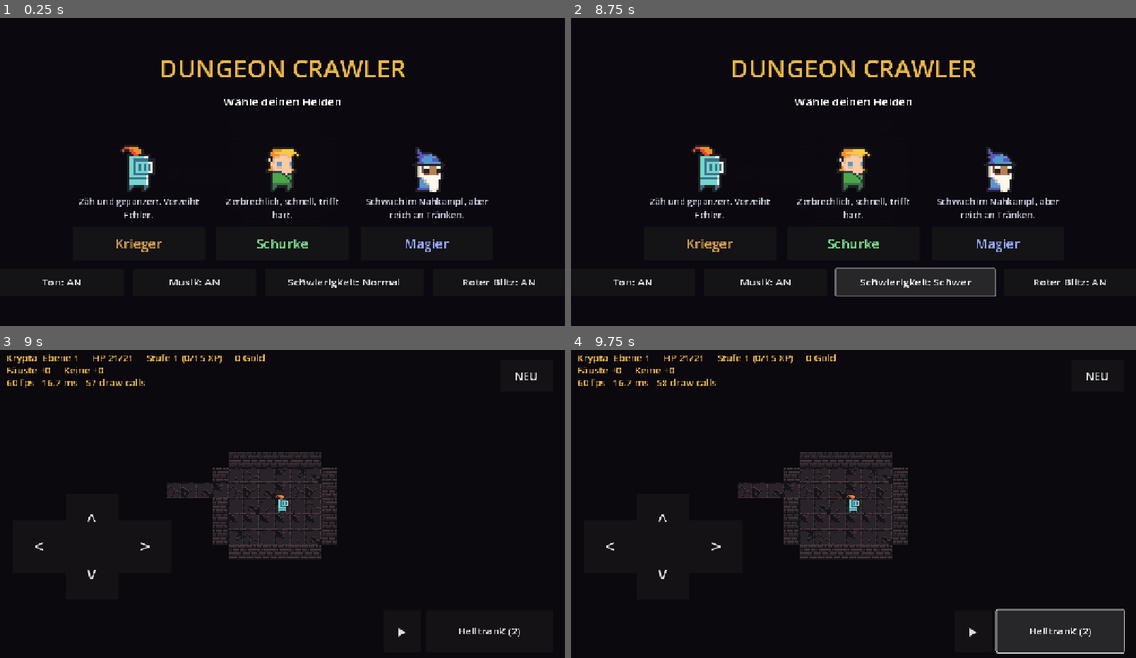
Above: before the commit, frames 1-4 (two rows, left to right).
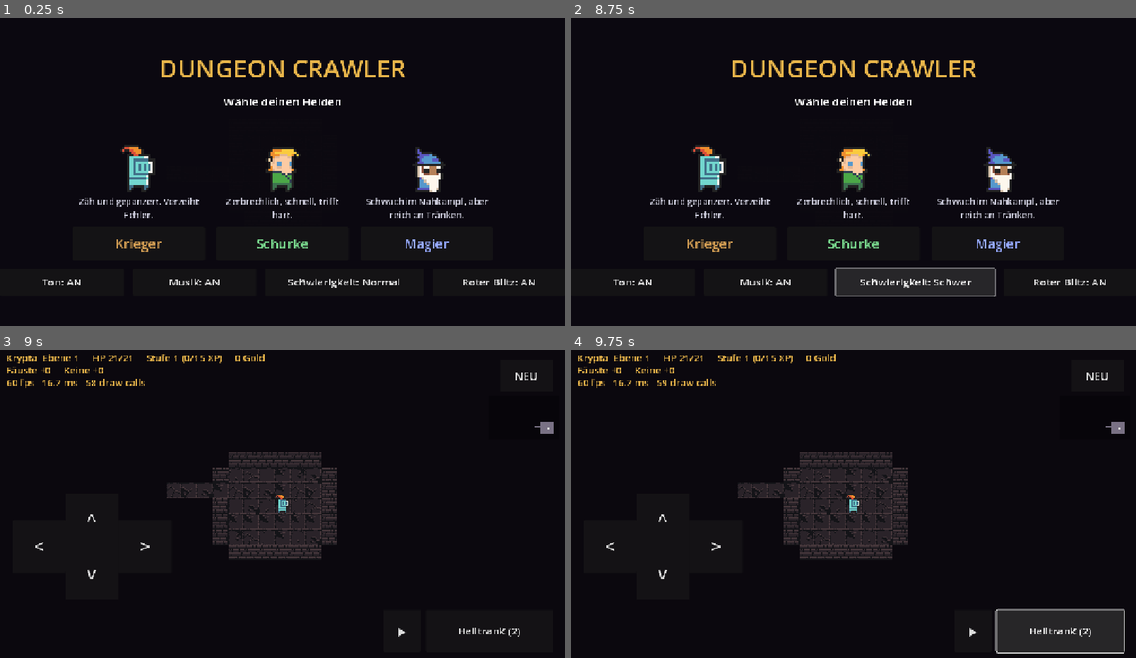
Above: after the commit, the same moments.

Repository: GermanDudeXX/dungeon-crawler
Game: Godot game, scene res://scenes/main.tscn
The game is run twice, just before and just after one commit, with the same random seed, the same clock (stepped at 60 frames per second) and the same inputs.
Inputs:
- Up to frame 1 (0.25 s): no input
- Up to frame 2 (8.75 s): click "Ton: AN" at 0.5 s; click "Ton: AUS" at 1.25 s; click "Musik: AN" at 2 s; click "Musik: AUS" at 2.75 s; click "Roter Blitz: AN" at 3.5 s; click "Roter Blitz: AUS" at 4.25 s; click "Schwierigkeit: Normal" at 5 s; click "Schwierigkeit: Schwer" at 5.75 s; click "Schwierigkeit: Hardcore" at 6.5 s; click "Schwierigkeit: Leicht" at 7.25 s; click "Schwierigkeit: Normal" at 8 s
- Up to frame 3 (9 s): click "Krieger" at 8.75 s
- Up to frame 4 (9.75 s): click "Heiltrank (2)" at 9.5 s

Frames 1-2 are identical in both runs. In frame 3, 0.1% of the frame differs, in the area x 16-98%, y 9-28%; in frame 4, 0.1%.

Commit message:
Godot: Treppe nach oben und Minikarte
- Wo man hereinkam, steht jetzt eine Leiter zurück nach oben. Sie ist
  kein Fluchtweg - die Ebene darüber wird neu erzeugt -, sondern dafür
  da, dass eine Treppe in beide Richtungen als Treppe zu lesen ist.
  Über Ebene 1 hinaus geht es nicht.
- Minikarte oben rechts: die bekannte Ebene, ein Pixel pro Feld, mit
  Treppe, Truhe, Schrein, Läden und den Gegnern, die gerade zu sehen
  sind. Sie wird in ein Bild gezeichnet und als Textur übergeben statt
  als tausend kleine Rechtecke - auf einem Handy wäre das allein das
  ganze Bildbudget. Neu gezeichnet nur, wenn sich wirklich etwas
  geändert hat.

Der Selbsttest prüft den Aufstieg direkt. Dass er dabei zuerst "führt
nicht nach oben" meldete, lag am Test: der Trank der Einsicht schenkt
eine halbe Stufe, damit stand die Gaben-Wahl offen, und solange die
offen ist, bewegt sich der Held nicht. Die Prüfungen räumen jetzt vorher
auf.

Co-Authored-By: Claude Opus 5 <noreply@anthropic.com>
Claude-Session: https://claude.ai/code/session_01WQiUvBCjkdxtXigdz77eh9

Diff:
--- a/godot/scripts/game.gd
+++ b/godot/scripts/game.gd
@@ -26,6 +26,7 @@
 const BOSS_SCALE := 1.8
 const PROP_TILES := 1.6
 const ITEM_TILES := 1.1
+const MINIMAP_SCALE := 4
 
 # Scenery only, no rules: what a floor is dressed with.
 const DECOR := ["crate", "skull", "wall_banner_red", "wall_banner_blue",
@@ -43,6 +44,7 @@
 var monsters: Array = []
 var items: Array = []
 var stairs := Vector2i.ZERO
+var up_stairs := Vector2i.ZERO   ## where you came in, and the way back
 var depth := 1
 var tier := {}
 var log_lines: Array[String] = []
@@ -83,6 +85,9 @@
 var _flash_button: Button
 var _drink_button: Button
 var _flash: ColorRect
+var _minimap: TextureRect
+var _minimap_drawn := -1
+var _minimap_at := Vector2i(-1, -1)
 var _scroll_buttons: Array = []
 var _perk_panel: PanelContainer
 var _perk_buttons: Array = []
@@ -157,7 +162,7 @@
 	for i in range(1, FLOOR_VARIANTS + 1):
 		names.append("floor_%d" % i)
 	names.append_array(["wall_mid", "wall_left", "wall_right", "wall_top_mid",
-		"floor_stairs"])
+		"floor_stairs", "floor_ladder"])
 	return names
 
 
@@ -259,6 +264,8 @@
 			line.append(int(value))
 		grid.append(line)
 	stairs = Vector2i(int(save["stairs"][0]), int(save["stairs"][1]))
+	var up: Variant = save.get("up_stairs", null)
+	up_stairs = Vector2i(int(up[0]), int(up[1])) if up != null else Vector2i(player.x, player.y)
 	stairs_locked = bool(save["stairs_locked"])
 	decor.clear()
 	for entry in save.get("decor", []):
@@ -376,6 +383,10 @@
 	player.y = start.y
 	player.snap()
 	stairs = rooms[-1].center() if not rooms.is_empty() else Vector2i(2, 2)
+	# The way back up is where you came in. Going up is not a way to
+	# escape a bad floor - the floor above is regenerated too - it is
+	# there so a staircase reads as a staircase in both directions.
+	up_stairs = start
 	_populate()
 	recompute_fov()
 	paint()
@@ -721,6 +732,12 @@
 			depth += 1
 			audio.play("stairs")
 			say("Du steigst hinab - Ebene %d." % depth)
+			new_level()
+			return
+		if target == up_stairs and depth > 1:
+			depth -= 1
+			audio.play("stairs")
+			say("Du steigst hinauf - Ebene %d." % depth)
 			new_level()
 			return
 	else:
@@ -1472,6 +1489,8 @@
 		var name := _tile_for(cell.x, cell.y)
 		if cell == stairs and _tile_ids.has("floor_stairs"):
 			name = "floor_stairs"
+		elif cell == up_stairs and depth > 1 and _tile_ids.has("floor_ladder"):
+			name = "floor_ladder"
 		if name == "" or not _tile_ids.has(name):
 			continue
 		var layer := _floor_layer if lit.has(cell) else _dim_layer
@@ -1708,6 +1727,7 @@
 	again.pressed.connect(show_title)
 	_play_ui.add_child(again)
 
+	_build_minimap()
 	_build_shop_panel()
 	_build_perk_panel()
 	_build_dead_panel()
@@ -1800,6 +1820,61 @@
 		_offer_perk()
 	else:
 		save_run()
+
+
+## The minimap: the floor so far, four pixels to a cell, in the corner.
+##
+## Drawn into an Image and handed over as a texture rather than as a
+## thousand little rectangles - on a phone a thousand draw calls a frame
+## is the whole frame budget. It is rebuilt only when the explored set
+## has actually changed size, which on most turns it has not.
+func _build_minimap() -> void:
+	_minimap = TextureRect.new()
+	_minimap.set_anchors_preset(Control.PRESET_TOP_RIGHT)
+	_minimap.position = Vector2(-14 - MAP_W * MINIMAP_SCALE, 110)
+	_minimap.custom_minimum_size = Vector2(MAP_W, MAP_H) * MINIMAP_SCALE
+	_minimap.size = _minimap.custom_minimum_size
+	# The image is one pixel per cell; without these it would be drawn at
+	# that size - forty pixels wide, in the corner of a box four times
+	# as big.
+	_minimap.expand_mode = TextureRect.EXPAND_IGNORE_SIZE
+	_minimap.stretch_mode = TextureRect.STRETCH_SCALE
+	_minimap.texture_filter = CanvasItem.TEXTURE_FILTER_NEAREST
+	_minimap.modulate.a = 0.85
+	_play_ui.add_child(_minimap)
+
+
+func _update_minimap() -> void:
+	if _minimap == null:
+		return
+	var here := Vector2i(player.x, player.y)
+	if explored.size() == _minimap_drawn and here == _minimap_at:
+		return
+	_minimap_drawn = explored.size()
+	_minimap_at = here
+
+	var image := Image.create(MAP_W, MAP_H, false, Image.FORMAT_RGBA8)
+	image.fill(Color(0, 0, 0, 0.35))
+	for cell in explored:
+		var lit_here: bool = lit.has(cell)
+		image.set_pixelv(cell, Color(0.55, 0.52, 0.60) if lit_here else Color(0.28, 0.26, 0.32))
+	if explored.has(stairs):
+		image.set_pixelv(stairs, Color(0.40, 0.85, 0.95))
+	if depth > 1 and explored.has(up_stairs):
+		image.set_pixelv(up_stairs, Color(0.55, 0.55, 0.65))
+	if chest != null and explored.has(chest["cell"]) and not chest["opened"]:
+		image.set_pixelv(chest["cell"], Color(1.0, 0.84, 0.30))
+	if shrine != null and explored.has(shrine):
+		image.set_pixelv(shrine, Color(0.70, 0.60, 1.0))
+	for shop in shops:
+		if explored.has(shop["cell"]):
+			image.set_pixelv(shop["cell"], Color(0.45, 0.90, 0.55))
+	for monster in monsters:
+		if monster.is_alive() and lit.has(monster.cell()):
+			image.set_pixelv(monster.cell(),
+				Color(1.0, 0.45, 0.20) if monster.is_boss else Color(0.90, 0.30, 0.30))
+	image.set_pixelv(here, Color(1.0, 1.0, 1.0))
+	_minimap.texture = ImageTexture.create_from_image(image)
 
 
 ## A number that floats off a cell and fades. The cheapest way to make a
@@ -2260,6 +2335,7 @@
 		gear += "     [%s]" % ", ".join(chips)
 	_play_ui.get_node("stats").text = line
 	_play_ui.get_node("gear").text = gear
+	_update_minimap()
 	if _drink_button != null:
 		if player.potions <= 0:
 			_drink_button.text = "KEINE TRÄNKE"
--- a/godot/scripts/save.gd
+++ b/godot/scripts/save.gd
@@ -74,6 +74,7 @@
 		"log": game.log_lines,
 		"grid": game.grid,
 		"stairs": [game.stairs.x, game.stairs.y],
+		"up_stairs": [game.up_stairs.x, game.up_stairs.y],
 		"stairs_locked": game.stairs_locked,
 		"shrine": null if game.shrine == null else [game.shrine.x, game.shrine.y],
 		"decor": decor,
--- a/godot/scripts/selftest.gd
+++ b/godot/scripts/selftest.gd
@@ -73,6 +73,7 @@
 	_check_scrolls()
 	_check_traps()
 	_check_elements()
+	_check_up_stairs()
 
 	for turn in _turns:
 		if _game.dead:
@@ -576,6 +577,7 @@
 ## sometimes: it is a 30% branch of a 55% chest, so a whole run can pass
 ## without ever opening one.
 func _check_mimic() -> void:
+	_settle()
 	var spot: Variant = _open_spot()
 	if spot == null:
 		_notes.append("keine freie Zelle für den Mimik-Test - übersprungen")
@@ -662,6 +664,7 @@
 ## ever being carried, and "the fireball does nothing" is not something
 ## to find out on a phone.
 func _check_scrolls() -> void:
+	_settle()
 	var p = _game.player
 
 	# Enthüllung: the whole floor becomes known.
@@ -709,6 +712,7 @@
 ## dice roll, so a run can end without stepping on one - and a trap that
 ## does nothing is a trap nobody notices is broken.
 func _check_traps() -> void:
+	_settle()
 	for id in Data.TRAPS:
 		var trap: Dictionary = Data.TRAPS[id]
 		var p = _game.player
@@ -741,6 +745,7 @@
 ## checks it left the mark it promises. A 30-40% proc on a 30% drop is
 ## not something a playthrough can be relied on to reach.
 func _check_elements() -> void:
+	_settle()
 	var p = _game.player
 	var was: String = p.weapon_element
 	for id in Data.ELEMENTS:
@@ -778,3 +783,55 @@
 				"%d bleibt %d" % [dummy.defense, dummy.defense_now()])
 		_game.monsters.erase(dummy)
 	p.weapon_element = was
+
+
+## The way back up. Not a way to escape a floor - the one above is
+## generated fresh - but it has to exist, be walkable, and not send the
+## hero above the first floor.
+func _check_up_stairs() -> void:
+	_settle()
+	_game.depth = 4
+	_game.new_level()
+	var up: Vector2i = _game.up_stairs
+	if not Dungeon.is_walkable(_game.grid, up.x, up.y):
+		_complain("Aufstieg liegt in einer Wand", str(up))
+	if up == _game.stairs:
+		_complain("Auf- und Abstieg auf demselben Feld", str(up))
+
+	# Standing on it and stepping into it are different things: the hero
+	# starts on the up staircase, so walking off and back on is what a
+	# player actually does.
+	_game.player.x = up.x
+	_game.player.y = up.y + 1
+	if Dungeon.is_walkable(_game.grid, up.x, up.y + 1):
+		_game.try_move(Vector2i(0, -1))
+		if _game.depth != 3:
+			_complain("Aufstieg führt nicht nach oben", "Ebene %d statt 3" % _game.depth)
+
+	# And never above the top.
+	_game.depth = 1
+	_game.new_level()
+	_game.player.x = _game.up_stairs.x
+	_game.player.y = _game.up_stairs.y + 1
+	if Dungeon.is_walkable(_game.grid, _game.player.x, _game.player.y):
+		_game.try_move(Vector2i(0, -1))
+		if _game.depth < 1:
+			_complain("Aufstieg über Ebene 1 hinaus", "Ebene %d" % _game.depth)
+
+
+## Puts the game back into a state where the hero can act.
+##
+## The direct checks leave things standing: the Potion of Insight grants
+## half a level, which opens the perk panel, and movement is blocked
+## while that is up. A later check then reads "the up staircase does not
+## work" when what actually happened is that the hero was still choosing
+## a gift.
+func _settle() -> void:
+	while _game.player.pending_perks > 0 and not _game.perk_choices.is_empty():
+		_game.take_perk(0)
+	_game.player.pending_perks = 0
+	if _game._perk_panel != null:
+		_game._perk_panel.visible = false
+	_game.close_shop()
+	_game.dead = false
+	_game.player.hp = maxi(1, _game.player.hp)
